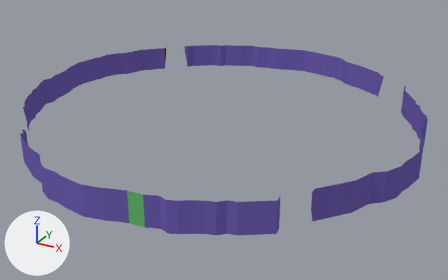
The Blender file ProjectLuna/Assets/Models/terrain/ground/new_world_outer_walls.blend as it was, and as the next commit left it.
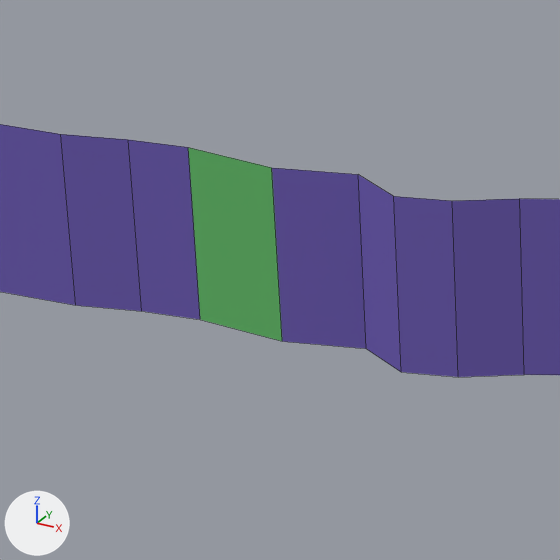
The first picture shows the older version from a 50 mm lens placed at (18.7, -33.2, 16.0), pointed at (0.7, -0.5, -0.4). The close-ups show both versions on the part from 20% to 44% of the width and 58% to 96% of the height of that picture; other places that the commit changed are outside them. Arrows for +X, +Y and +Z are at lower left; the lights stay in place. The close-ups show mesh edges as thin lines.

Before the edit, the objects in view are built like this:
```python
me_grid = bpy.data.meshes.new('Grid')
me_grid.from_pydata(...)  # 206 vertices, 99 faces; spans x -1.34..1.34, y -1.35..1.36, z 0.01..0.19
# faces by material slot: [1, 97, 1]
me_grid.materials.append(mat_material_002)  # green #67bb6c
me_grid.materials.append(mat_material_004)  # blue #7161b4
me_grid.materials.append(mat_material_007)  # brown #863d26
ob_grid = bpy.data.objects.new('Grid', me_grid)
ob_grid.location = (0.0, 0.0, 0.39)
ob_grid.scale = (10.0, 10.0, 10.0)
```
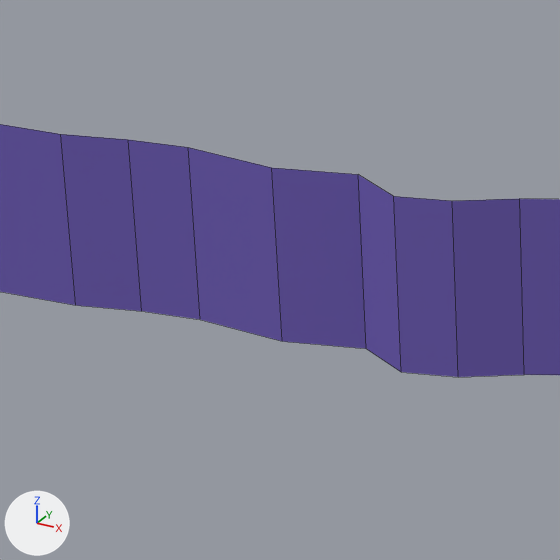
Edits to the bpy script that builds the scene:
```text
Change me_grid:
    used by ob_grid; location = (0.0, 0.0, 0.39); scale = (10.0, 10.0, 10.0)
    remove me_grid.from_pydata(...)  # 206 vertices, 99 faces; spans x -1.34..1.34, y -1.35..1.36, z 0.01..0.19
    remove me_grid.materials.append(mat_material_002)  # green #67bb6c
    add me_grid.from_pydata(...)  # 192 vertices, 92 faces; spans x -1.34..1.34, y -1.35..1.36, z 0.01..0.18
    me_grid part 1: 1 face spanning x 0.24..0.33, y -1.3..-1.29, z 0.01..0.18 switches from mat_material_002 (green #67bb6c) to mat_material_004 (blue #7161b4)
    remove me_grid.materials.append(mat_material_007)  # brown #863d26
```

Boxes [x1, y1, x2, y2] around the edits, measured in the close-ups (560 x 560 px):
part 1 of me_grid, recoloured (green to blue): [188, 147, 282, 341] in both
